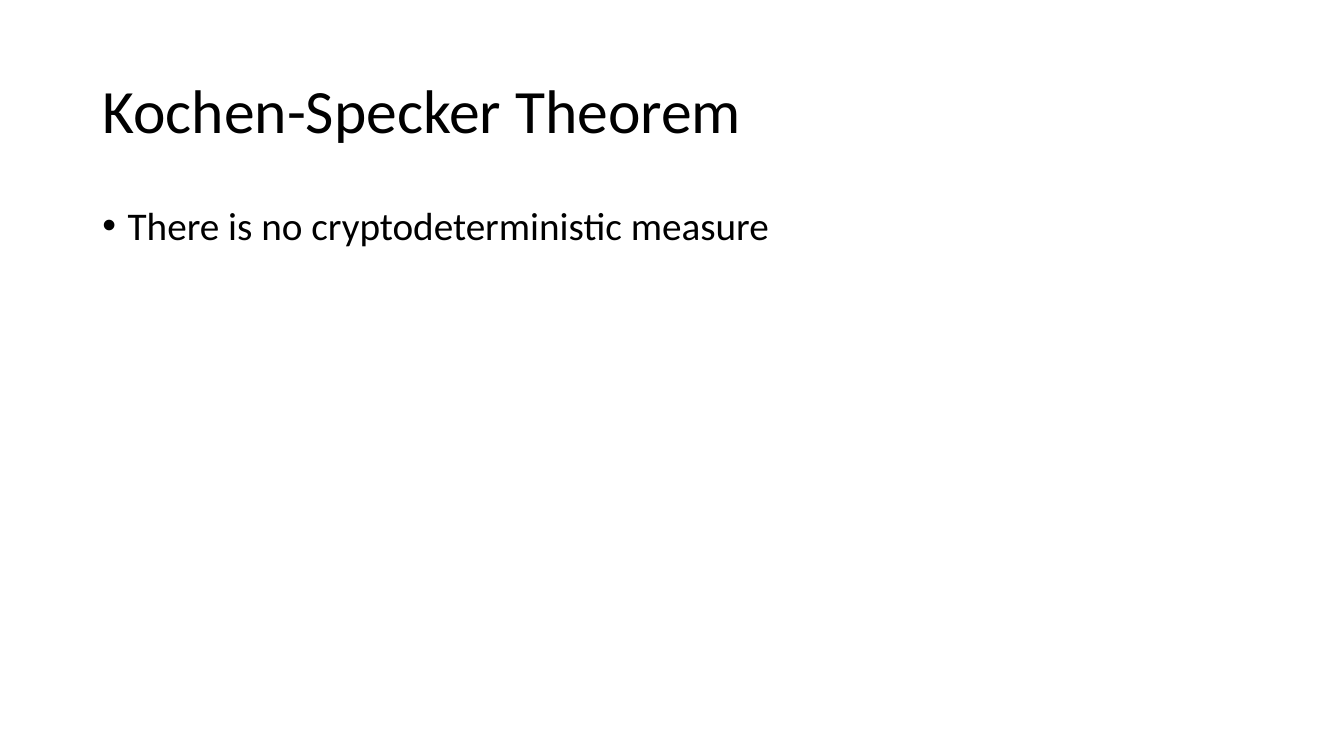
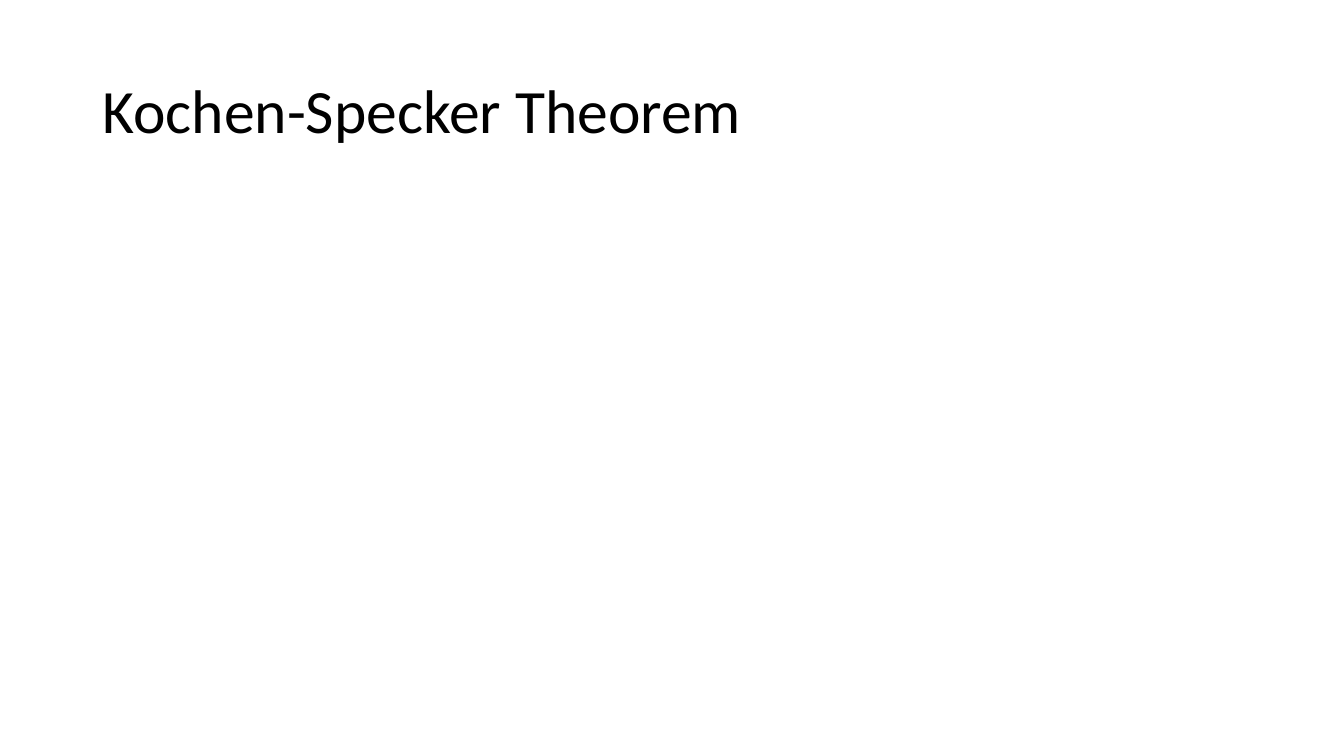
Before and after one commit to yuttai/Contextuality-and-Nonlocality-in-Discrete-Quantum-Theory, a slide deck: slide 2 of Kochen-Specker Theorem in QIVPM.pptx. Drawn at 1344x756 pixels with LibreOffice and Linux fonts; fonts in the diff are those of the drawing; grey boxes stand for pictures. Boxes give left, top, right and bottom in pixels: in the first picture for what was removed or moved away, otherwise in the second. Text is boxed around its words. In the diff, an @@ line names an element or a change of style, - is before the commit and + after.

```diff
--- a/Kochen-Specker Theorem in QIVPM.pptx
+++ b/Kochen-Specker Theorem in QIVPM.pptx
@@ text removed at bbox=[128, 212, 769, 247] @@
-• There is no cryptodeterministic measure
```
Also in this commit, not shown: 1 slide added.
